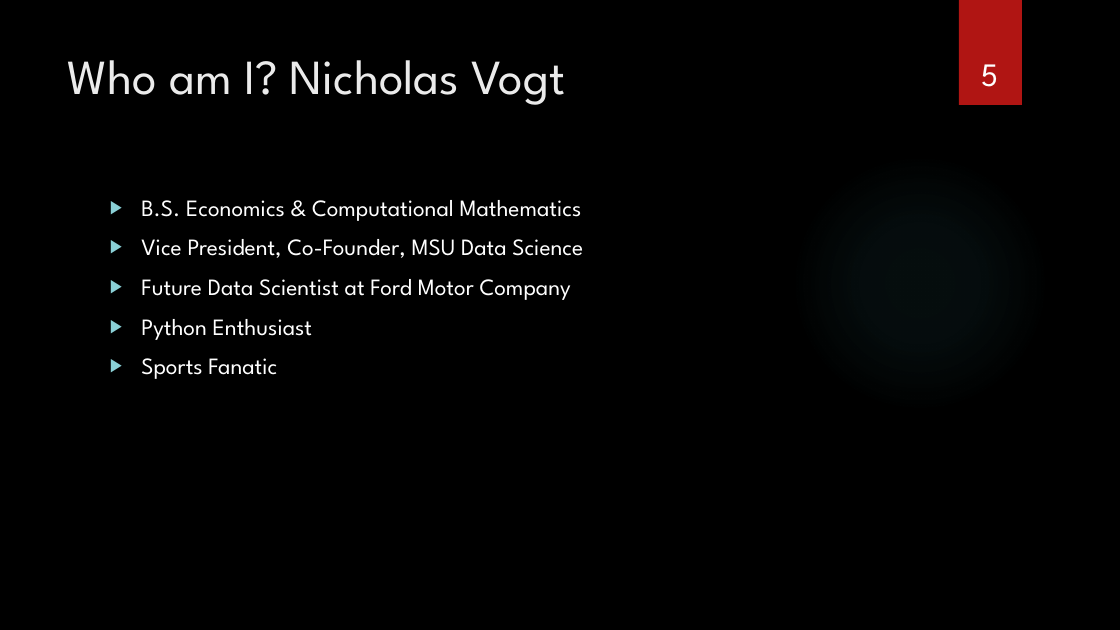
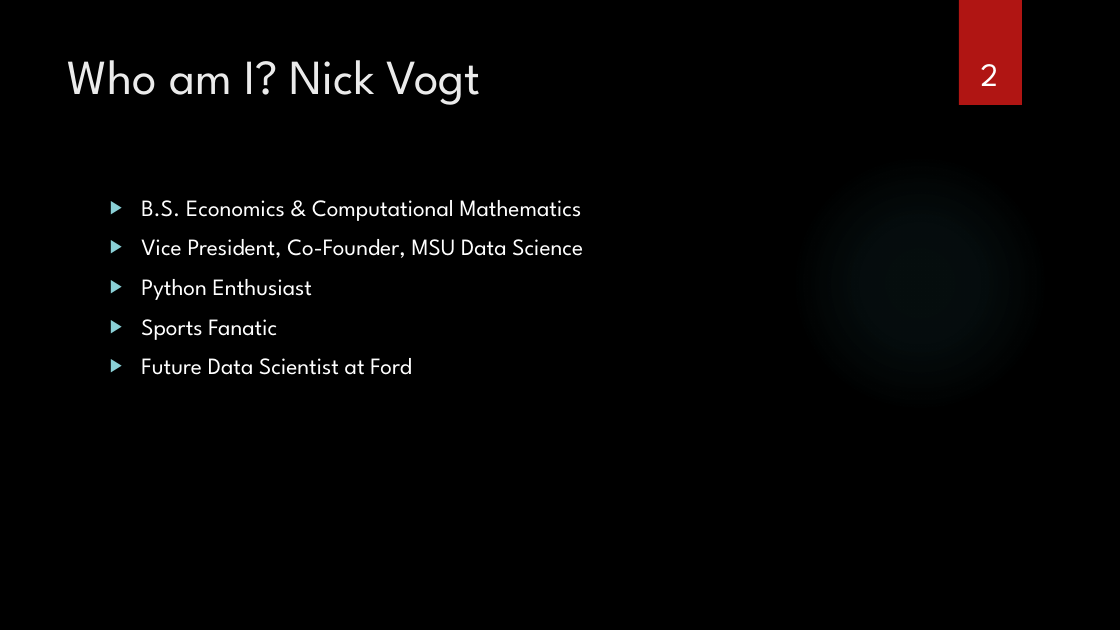
Before and after one commit to nicholas-vogt/modeling-march-madness, a slide deck: slide 2 of 1 Web Scraping.pptx (slide 5 before the commit). Drawn at 1120x630 pixels with LibreOffice and Linux fonts; fonts in the diff are those of the drawing; background and template pictures are left out. Boxes give left, top, right and bottom in pixels: in the first picture for what was removed or moved away, otherwise in the second. Text is boxed around its words. In the diff, an @@ line names an element or a change of style, - is before the commit and + after.

```diff
--- a/1 Web Scraping.pptx
+++ b/1 Web Scraping.pptx
@@ title at (68,60,481,105): text changed @@
-Who am I? Nicholas Vogt
+Who am I? Nick Vogt
@@ page number at (981,64,999,86): text changed @@
-5
+2
@@ text at (141,279,571,300): paragraph removed @@
-▶ Future Data Scientist at Ford Motor Company
@@ text at (141,358,412,375): paragraph added @@
+▶ Future Data Scientist at Ford
```
Also in this commit, not shown: 4 other slides changed, 1 slide added, 6 other files.
